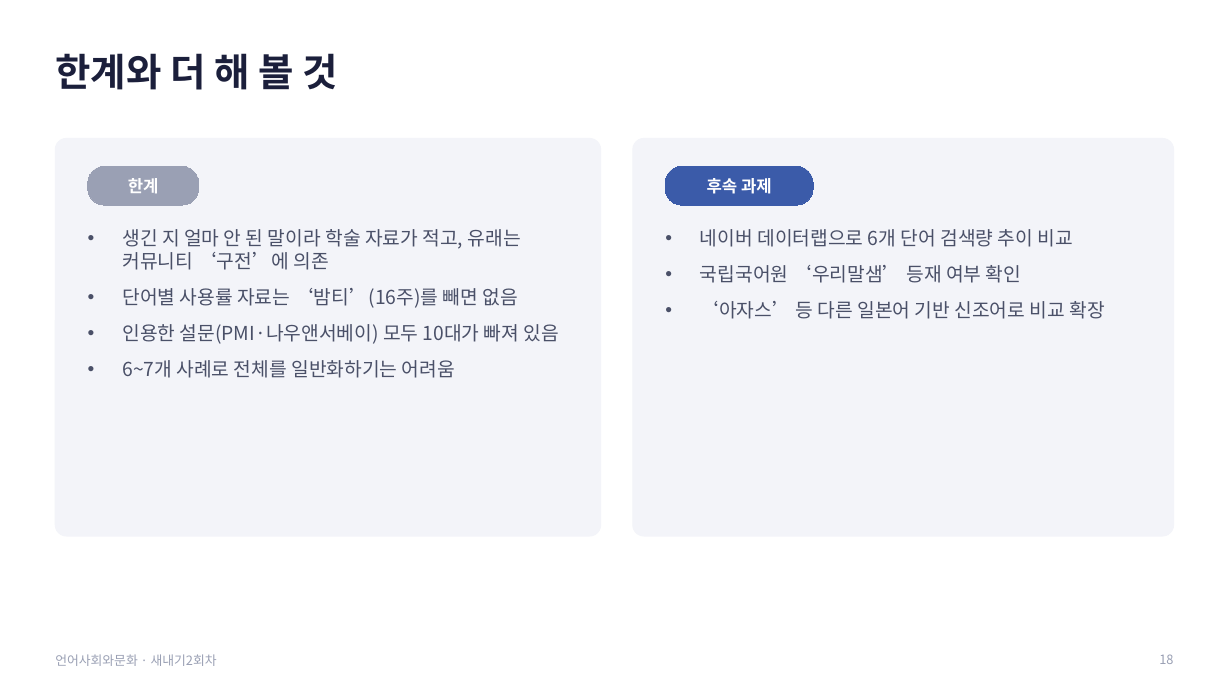
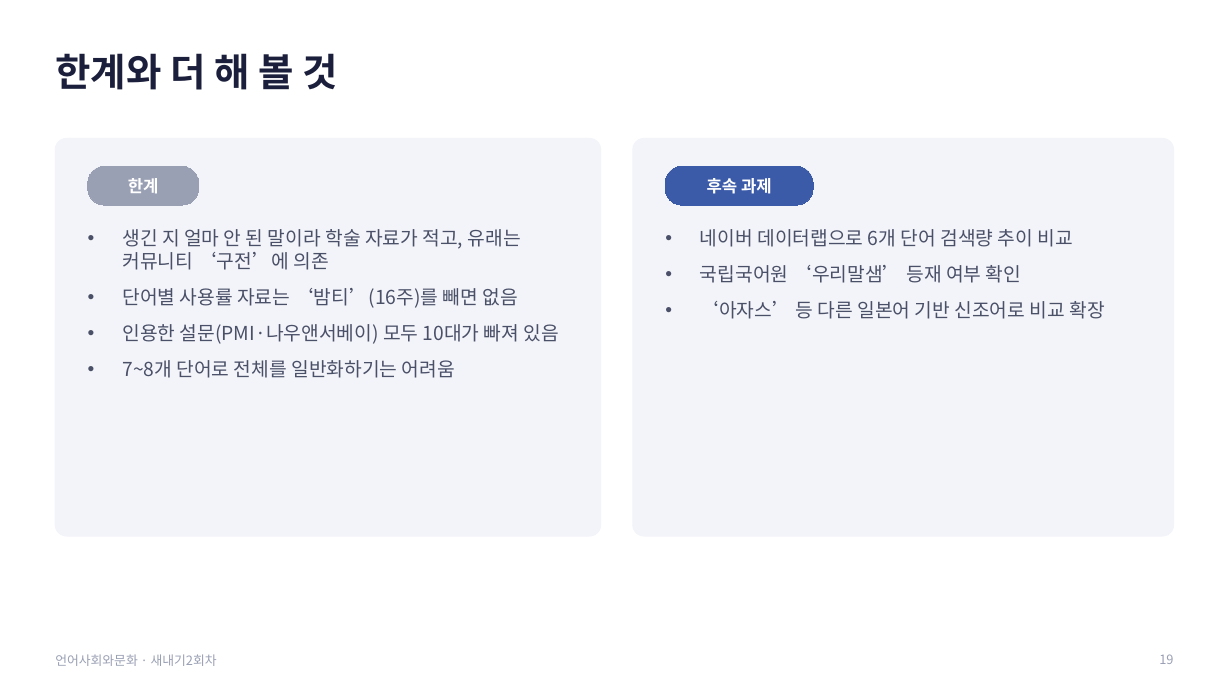
Before and after one commit to junseok7-cpu/hello, a slide deck: slide 19 of report/언어사회와문화_발표_새내기2회차.pptx (slide 18 before the commit). Drawn at 1232x693 pixels with LibreOffice and Linux fonts; fonts in the diff are those of the drawing. Boxes give left, top, right and bottom in pixels: in the first picture for what was removed or moved away, otherwise in the second. Text is boxed around its words. In the diff, an @@ line names an element or a change of style, - is before the commit and + after.

```diff
--- a/report/언어사회와문화_발표_새내기2회차.pptx
+++ b/report/언어사회와문화_발표_새내기2회차.pptx
@@ text at <box>122,360,455,378</box>: text changed @@
-• 6~7개 사례로 전체를 일반화하기는 어려움
+• 7~8개 단어로 전체를 일반화하기는 어려움
@@ page number at <box>1159,654,1173,664</box>: text changed @@
-18
+19
```
Also in this commit, not shown: 10 other slides changed, 1 slide added, 2 other files.
